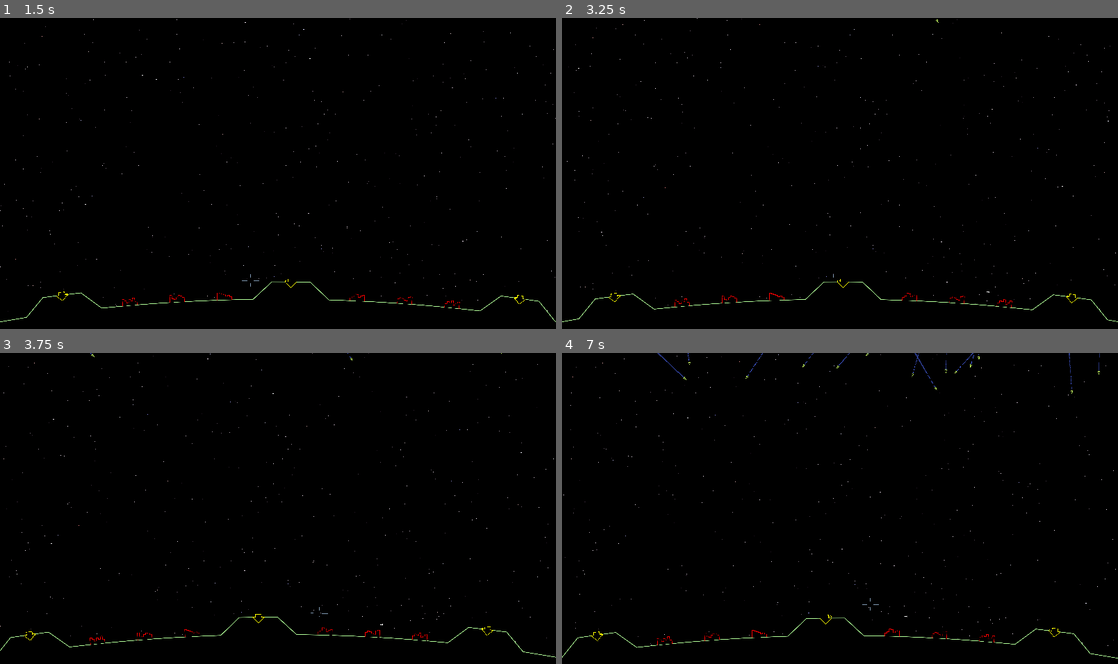
Above: before the commit, frames 1-4 (two rows, left to right).
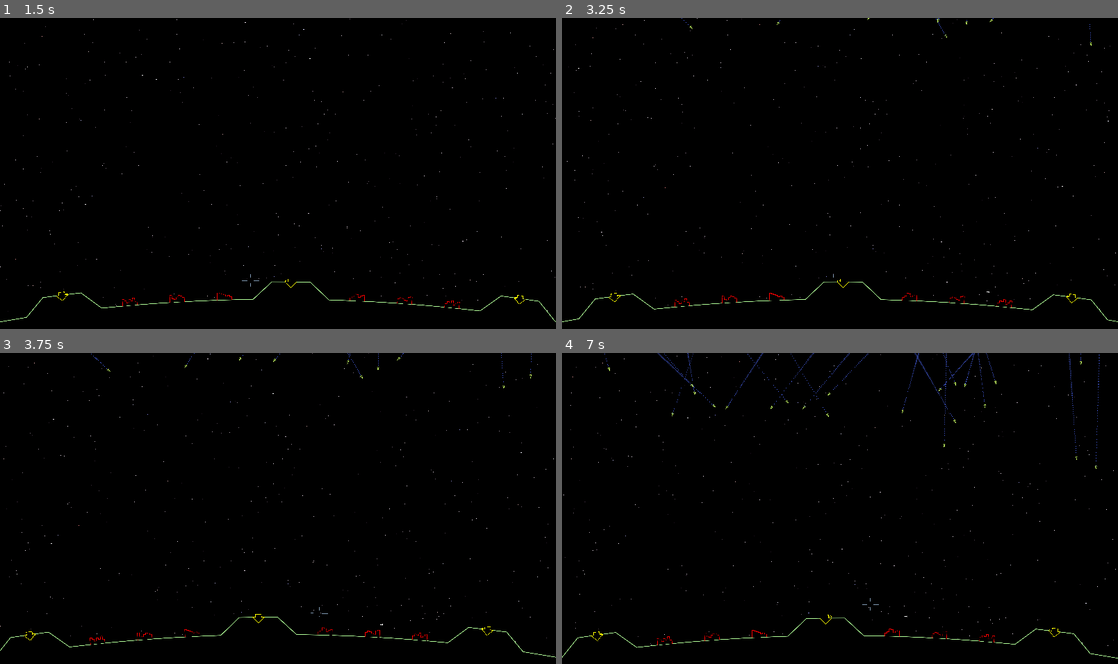
Above: after the commit, the same moments.

Repository: tartley/missile-commander
Game: Godot game, scene res://src/main/main.tscn
Same seed, same stepped clock (60 frames per second), same inputs: the game is played once before the commit and once after it.
Inputs (mouse positions are in pixels of both pictures, inside the frame that each line leads up to):
- Up to frame 1 (1.5 s): tap Enter at 0.5 s; move the mouse to (305, 173) at 0.52 s; tap Space at 1.25 s; move the mouse to (250, 176) at 1.27 s; hold A from 1.28 s (still down)
- Up to frame 2 (3.25 s): tap Enter at 2 s; move the mouse to (851, 167) at 2.02 s; release A at 2.03 s; move the mouse to (834, 179) at 2.77 s
- Up to frame 3 (3.75 s): move the mouse to (316, 511) at 3.52 s; hold A from 3.53 s (still down)
- Up to frame 4 (7 s): move the mouse to (795, 505) at 4.27 s; move the mouse to (845, 508) at 5.02 s; move the mouse to (817, 502) at 5.77 s; release A at 5.78 s; move the mouse to (867, 508) at 6.52 s

Frame 1 is identical in both runs. In frame 2, less than 0.1% of the frame differs, in the area x 21-96%, y 0-9%; in frame 3, less than 0.1%; in frame 4, 0.4%, in the area x 7-97%, y 0-38%.

Commit message:
Main delegates to Base, delegates to Shot.

Diff:
--- a/src/base/base.gd
+++ b/src/base/base.gd
@@ -1,4 +1,5 @@
 extends Node2D
+var Shot:PackedScene = preload("res://src/shot/shot.tscn")
 
 var destroyed: bool:
     set(value):
@@ -17,3 +18,15 @@
         var global = to_global(Vector2.ZERO)
         var relative = mouse.position - Vector2(global.x, -global.y)
         $Turret.rotation = relative.angle() - PI / 2 - self.rotation
+
+func launch(dest:Vector2):
+    if not self.destroyed:
+        var shot = Shot.instantiate()
+        # stupid -y thing here:
+        var pos = to_global($Turret.position)
+        pos.y *= -1
+        shot.position = pos
+        shot.destination = dest
+        return shot
+    else:
+        return null
--- a/src/main/main.gd
+++ b/src/main/main.gd
@@ -1,7 +1,6 @@
 class_name Main extends Node
 
 var Missile:PackedScene = preload("res://src/missile/missile.tscn")
-var Shot:PackedScene = preload("res://src/shot/shot.tscn")
 
 func positions(nodes:Array) -> Array[Vector2]:
     var retval:Array[Vector2] = []
@@ -14,7 +13,7 @@
     var start := Vector2(randf_range(-2000, +2000), randf_range(14100, 20000))
     var targets:Array[Vector2] = positions($World/Ground.cities) + positions($World/Ground.bases) + $World/Ground.gaps
     var destination:Vector2 = targets.pick_random()
-    var speed := randf_range(50, 100)
+    var speed := randf_range(50, 200)
     missile.launch(start, destination, speed)
     $World.add_child(missile)
     missile.missile_strike.connect($World/Ground.on_missile_strike)
@@ -24,10 +23,10 @@
         launch_missile()
 
 func launch_shot(base_id):
-    # TODO should this be a method on Base?
-    var shot = Shot.instantiate()
-    shot.launch($World/Ground.bases[base_id].position, $World/Mouse.position)
-    $World.add_child(shot)
+    var base:Node2D = $World/Ground.bases[base_id]
+    var shot:Node2D = base.launch($World/Mouse.position)
+    if shot:
+        $World.add_child(shot)
 
 func _unhandled_input(event):
     if event is InputEventKey and event.pressed:
@@ -36,7 +35,8 @@
                 launch_shot(0)
             KEY_ESCAPE:
                 get_tree().quit()
-            # ignore others
+            _:
+                pass
 
 func _ready() -> void:
     # Inject dependencies
--- a/src/shot/shot.gd
+++ b/src/shot/shot.gd
@@ -20,11 +20,9 @@
 var velocity: Vector2
 var destination: Vector2
 
-func launch(start, dest):
-    self.position = start
-    self.destination = dest
-    self.rotation = (dest - start).angle() - PI / 2
-    self.velocity = Vector2.from_angle(self.rotation + PI / 2) * SPEED
+func _ready():
+    self.velocity = (self.destination - self.position).normalized() * SPEED
+    self.rotation = (self.destination - self.position).angle() - PI / 2
 
 func _process(delta: float) -> void:
     self.position += velocity * delta
Not shown, changed: README.md
